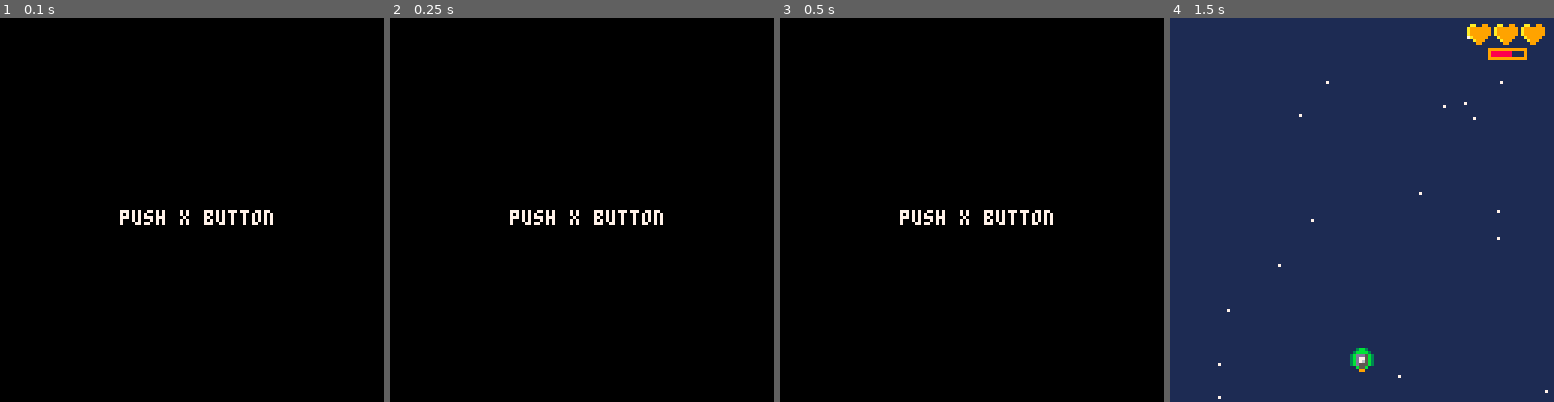
Above: before the commit, frames 1-4 (left to right).
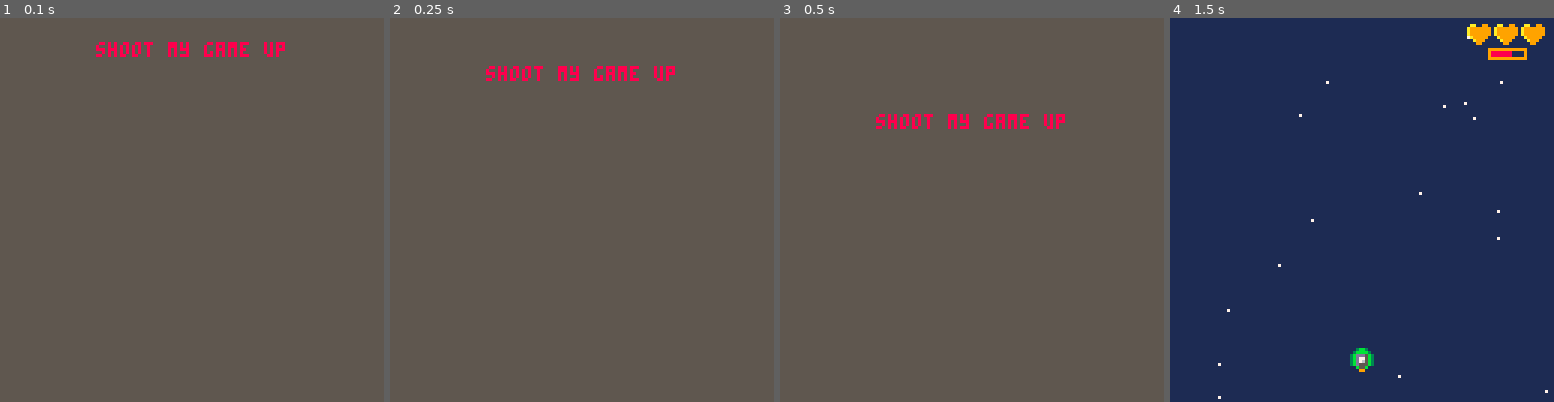
Above: after the commit, the same moments.

Repository: eSuardOdin/my_pico-8_games
Game: PICO-8 cartridge shmup/shmup.p8
Two runs of this game, one before a commit and one after it. Both use one fixed random seed, a clock stepped at 60 frames per second and the inputs below.
Inputs:
- Up to frame 1 (0.1 s): no input
- Up to frame 2 (0.25 s): no input
- Up to frame 3 (0.5 s): no input
- Up to frame 4 (1.5 s): tap X (X key) at 1.07 s

The runs differ from the first frame. In frame 1, 100% of the frame differs, in the area x 0-100%, y 0-100%; in frame 2, 100%; in frame 3, 100%; in frame 4, nothing differs.

Commit message:
Improvment of menu screen

Diff:
--- a/shmup/shmup.p8
+++ b/shmup/shmup.p8
@@ -9,7 +9,7 @@
 	make_wpn()
 	make_foes()
 
-	state="menu"
+	menu()
 end
 
 function _update()
@@ -30,12 +30,11 @@
 	elseif(state=="gameover")then
 
 	else
-		menu()
+		update_menu()
 	end
 end
 
 function _draw()
-	cls(0)
 	if(state=="game")then
 		cls(1)
 		draw_stars()
@@ -49,12 +48,13 @@
 
 		draw_foes()
 	elseif(state=="menu")then
+		cls(5)
 		draw_menu()
 	end
 end
 
 -->8
---functions
+--init functions
 
 --init the ship
 function make_ship()
@@ -96,6 +96,12 @@
 		}
 end
 
+
+function make_foes()
+	foes={}
+	blts={}
+end
+
 --draws ship
 function draw_ship()
  if(ship.inv>0and ship.inv%3==0)then
@@ -104,6 +110,54 @@
 		spr(ship.sp,ship.x,ship.y)
 	end
 end
+
+--fire animate
+function fire_flash()
+if(light>0)then
+			circfill(ship.x+3,ship.y-5,light,7)
+			light-=1
+	end
+end
+
+
+
+--menu init updt and draw
+function menu()
+	title="shoot my game up"
+	title_pos=0
+	flick=0
+	state="menu"
+end
+
+function update_menu()
+	if(title_pos!=52)then
+		title_pos+=2
+	end
+	if(flick==10)then
+		flick=0
+	else
+		flick+=1
+	end
+
+	if(btn(❎))then
+		state="game"
+	end
+end
+
+function draw_menu()
+	cprint("shoot my game up",
+						title_pos,8)
+	if(flick<8and title_pos==52)then
+		cprint("push x button",
+						title_pos+8,7)
+	end
+--	print("push x button",
+--	40,64,7)
+
+end
+-->8
+--update functions
+
 
 --handles ships ctrl
 function manage_ship()
@@ -172,90 +226,6 @@
 	end
 end
 
---fire animate
-function fire_flash()
-if(light>0)then
-			circfill(ship.x+3,ship.y-5,light,7)
-			light-=1
-	end
-end
-
---handle bullet mvmt
-function fly_blt()
-	if(#ship.blt!=0) then
-		for b in all(ship.blt)do
-			b.y-=wpn.spd
-		end
-	end
-end
-
---remove bullets from array
---and foes if hit
-function rmv_blt()
-	if(#ship.blt!=0) then
-		for b in all(ship.blt)do
-			--remove offscreen blt
-			if(b.y<-8)then
-				del(ship.blt,b)
-			end
-
-			--check hit collision
-			for e in all(foes)do
-				if(collision(b,e))then
-				 sfx(1)
-					add_hit(b.x+4,b.y)
-					del(ship.blt,b)
-					del(foes,e)
-				end
-			end
-		end
-	end
-end
-
---draw bullets
-function draw_blt()
-	if(#ship.blt!=0) then
-		for b in all(ship.blt)do
-			spr(16, b.x, b.y)
-		end
-	end
-end
-
---show load bar
-function show_load()
-	local pct = (ship.ld*10)/wpn.rate
-	rect(106,10,118,13,9)
-	rectfill(107,11,107+pct,12,8)
-end
-
---show life
-function show_life()
-	n=ship.life
-	for i=1, 3do
-		if(ship.life>=i)then
-		 spr(4,90+(9*i),1)
-		else
-			spr(5,90+(9*i),1)
-		end
-	end
-end
-
-function menu()
-	if(btn(❎))then
-		state="game"
-	end
-end
-
-function draw_menu()
-	print("push x button",
-	40,64,7)
-end
--->8
---enemy functions
-function make_foes()
-	foes={}
-	blts={}
-end
 
 --add enemy
 function add_foes()
@@ -343,23 +313,50 @@
 	end
 end
 
---draw enemies
-function draw_foes()
-	if(#foes>0)then
-		for e in all(foes) do
-			spr(e.sprite,e.x,e.y)
-			if(#blts!=0)then
-				for b in all(blts)do
-					spr(b.sp,b.x,b.y)
+--updt star pos
+function update_stars()
+	for s in all(bg)do
+		s.y+=0.8
+		if(s.y>128)then del(bg,s)end
+	end
+	for i=#bg,20do
+		add(bg,gen_star(true))
+	end
+end
+
+--handle bullet mvmt
+function fly_blt()
+	if(#ship.blt!=0) then
+		for b in all(ship.blt)do
+			b.y-=wpn.spd
+		end
+	end
+end
+
+--remove bullets from array
+--and foes if hit
+function rmv_blt()
+	if(#ship.blt!=0) then
+		for b in all(ship.blt)do
+			--remove offscreen blt
+			if(b.y<-8)then
+				del(ship.blt,b)
+			end
+
+			--check hit collision
+			for e in all(foes)do
+				if(collision(b,e))then
+				 sfx(1)
+					add_hit(b.x+4,b.y)
+					del(ship.blt,b)
+					del(foes,e)
 				end
 			end
 		end
 	end
 end
 
-
--->8
---helper functions
+--detect collision
 function collision(s,e)
 	if(s.hbox.y1+s.y<=e.hbox.y2+e.y
 	 and s.hbox.y2+s.y>=e.hbox.y1+e.y
@@ -392,6 +389,9 @@
 		end
 	end
 end
+-->8
+--draw functions
+
 
 --add an hit to animate
 function add_hit(xpos,ypos)
@@ -439,21 +439,62 @@
 	end
 end
 
---updt star pos
-function update_stars()
-	for s in all(bg)do
-		s.y+=0.8
-		if(s.y>128)then del(bg,s)end
-	end
-	for i=#bg,20do
-		add(bg,gen_star(true))
-	end
-end
+
 
 function draw_stars()
 	for s in all(bg)do
 		circfill(s.x,s.y,0,7)
 	end
+end
+
+--draw enemies
+function draw_foes()
+	if(#foes>0)then
+		for e in all(foes) do
+			spr(e.sprite,e.x,e.y)
+			if(#blts!=0)then
+				for b in all(blts)do
+					spr(b.sp,b.x,b.y)
+				end
+			end
+		end
+	end
+end
+
+
+--draw bullets
+function draw_blt()
+	if(#ship.blt!=0) then
+		for b in all(ship.blt)do
+			spr(16, b.x, b.y)
+		end
+	end
+end
+
+--show load bar
+function show_load()
+	local pct = (ship.ld*10)/wpn.rate
+	rect(106,10,118,13,9)
+	rectfill(107,11,107+pct,12,8)
+end
+
+--show life
+function show_life()
+	n=ship.life
+	for i=1, 3do
+		if(ship.life>=i)then
+		 spr(4,90+(9*i),1)
+		else
+			spr(5,90+(9*i),1)
+		end
+	end
+end
+
+-->8
+--helper functions
+function cprint(t,y,c)
+	x=64-(#t*2)
+	print(t,x,y,c)
 end
 __gfx__
 00000000003b3000003bb3000003b300000000000000000000000000000000000000000000000000000000000000000000000000000cc000000cc000005aa500
